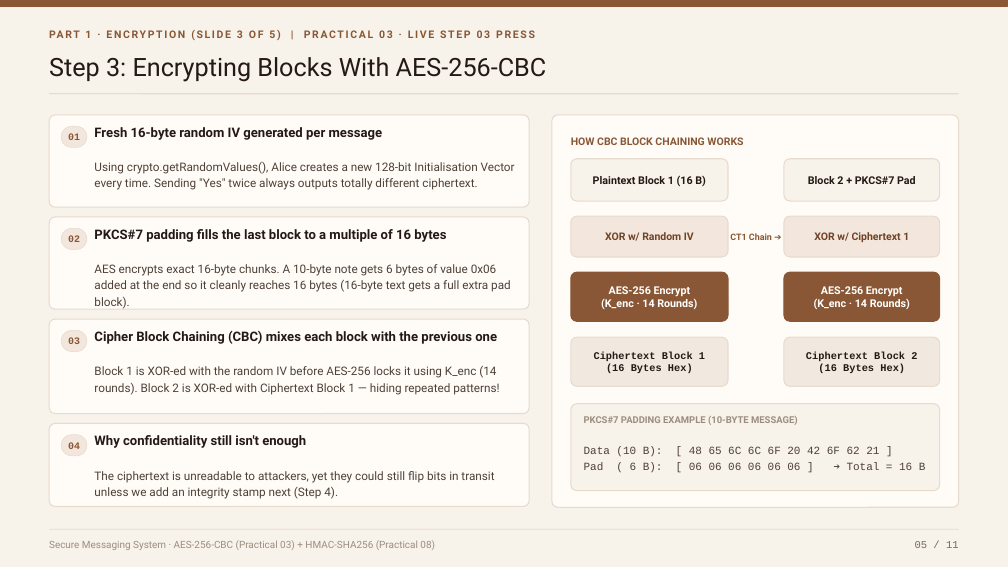
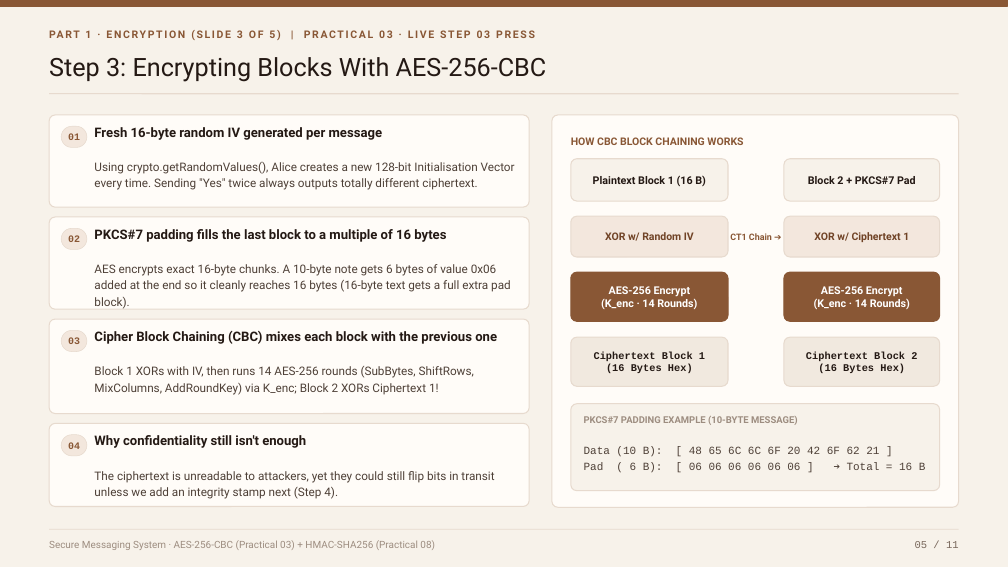
Before and after one commit to debugonaut/cis-2310324l-secure-messaging, a slide deck: slide 5 of docs/Secure_Messaging_AES_HMAC.pptx. Drawn at 1008x567 pixels with LibreOffice and Linux fonts; fonts in the diff are those of the drawing. Boxes give left, top, right and bottom in pixels: in the first picture for what was removed or moved away, otherwise in the second. Text is boxed around its words. In the diff, an @@ line names an element or a change of style, - is before the commit and + after.

```diff
--- a/docs/Secure_Messaging_AES_HMAC.pptx
+++ b/docs/Secure_Messaging_AES_HMAC.pptx
@@ text at (94,366,474,395): text changed @@
-Block 1 is XOR-ed with the random IV before AES-256 locks it using K_enc (14 rounds). Block 2 is XOR-ed with Ciphertext Block 1 — hiding repeated patterns!
+Block 1 XORs with IV, then runs 14 AES-256 rounds (SubBytes, ShiftRows, MixColumns, AddRoundKey) via K_enc; Block 2 XORs Ciphertext 1!
```
Also in this commit, not shown: 2 other slides changed, 5 other files.
